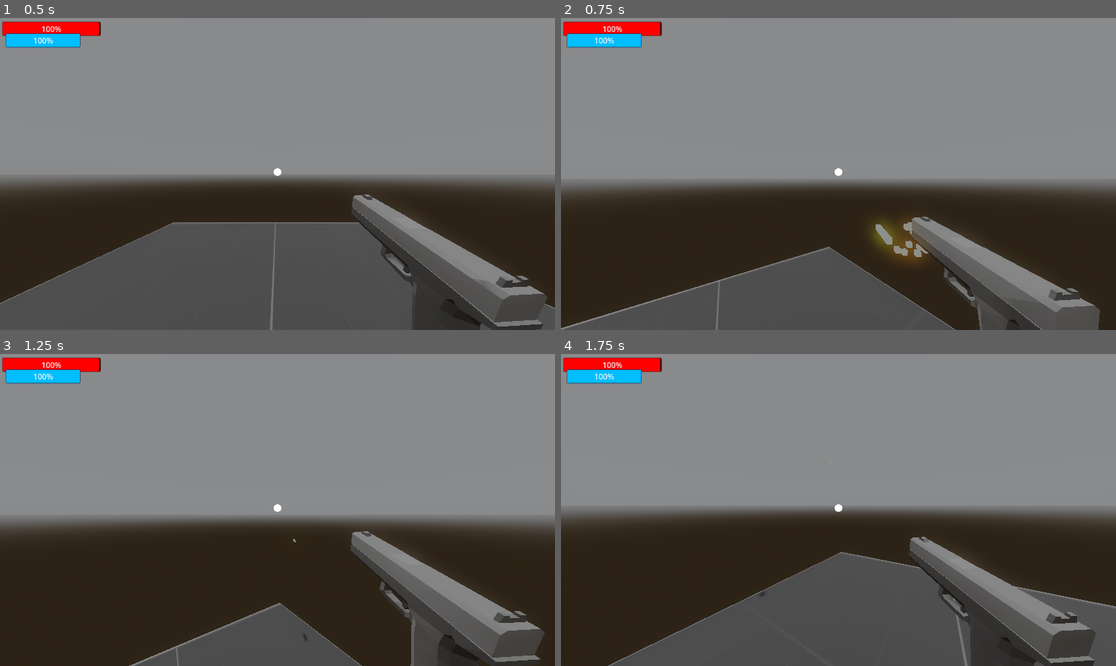
Above: before the commit, frames 1-4 (two rows, left to right).
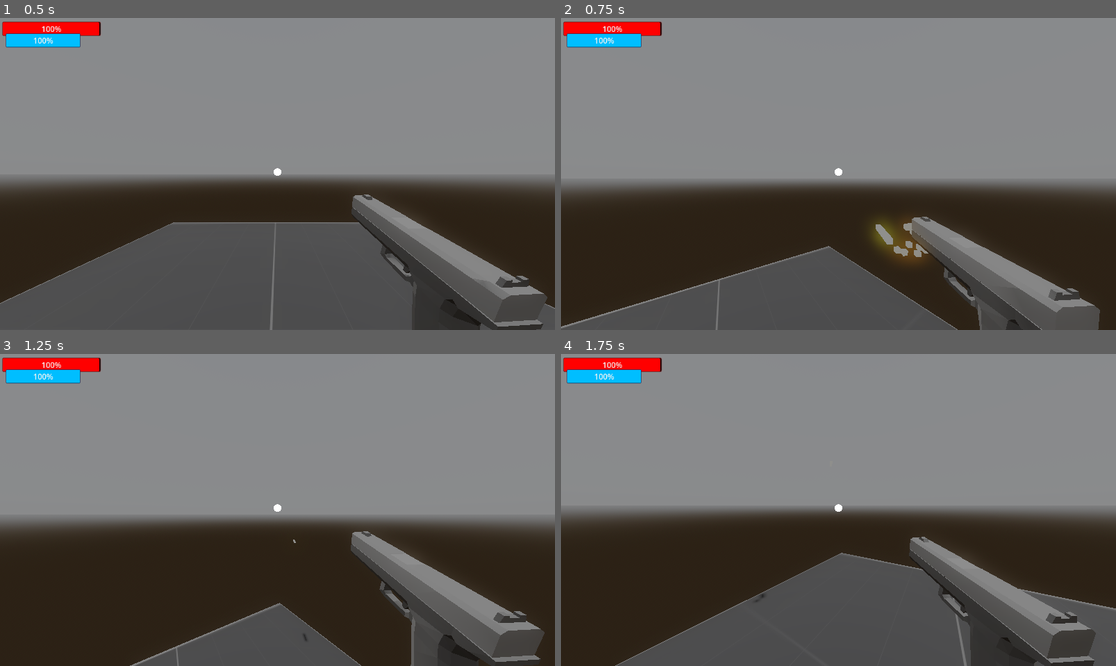
Above: after the commit, the same moments.

Repository: OliverSkogsrud/shooter-main
Game: Godot game, scene res://Scenes/world.tscn
The game is run twice, just before and just after one commit, with the same random seed, the same clock (stepped at 60 frames per second) and the same inputs. A sky picture missing from this copy of the repository is replaced by a grey-blue gradient.
Inputs (mouse positions are in pixels of both pictures, inside the frame that each line leads up to):
- Up to frame 1 (0.5 s): no input
- Up to frame 2 (0.75 s): tap Enter (ui_accept) at 0.5 s; move the mouse to (866, 174) at 0.52 s; tap E (E) at 0.6 s; click (866, 174) at 0.67 s
- Up to frame 3 (1.25 s): tap Enter (ui_accept) at 0.77 s; tap A (a) at 0.8 s
- Up to frame 4 (1.75 s): move the mouse to (810, 510) at 1.27 s; tap A (a) at 1.35 s; click (810, 510) at 1.42 s; tap Enter (ui_accept) at 1.52 s; tap D (d) at 1.55 s

Frame 1 is identical in both runs. In frame 2, 0.5% of the frame differs, in the area x 0-72%, y 65-100%; in frame 3, less than 0.1%; in frame 4, 0.7%, in the area x 8-100%, y 63-100%.

Commit message:
made small changes on sliding

Diff:
--- a/Scenes/dummy.tscn
+++ b/Scenes/dummy.tscn
@@ -607,7 +607,7 @@
 skin = SubResource("Skin_x5sl4")
 
 [node name="BoneAttachment3D" type="BoneAttachment3D" parent="enemy_for_shooter/Armature/Skeleton3D"]
-transform = Transform3D(-0.0499063, 0.973359, -0.223787, 0.114429, -0.217018, -0.969437, -0.992177, -0.073989, -0.10055, -0.33025, 1.80126, -3.66746)
+transform = Transform3D(-0.0499081, 0.973359, -0.22379, 0.114431, -0.217021, -0.969437, -0.992177, -0.0739911, -0.100551, -0.330251, 1.80125, -3.66745)
 bone_name = "mixamorig_RightHandIndex3"
 bone_idx = 21
 
--- a/scripts/player.gd
+++ b/scripts/player.gd
@@ -84,7 +84,7 @@
 	#slide_speed = slide_speed * 2
 
 	if Input.is_action_just_pressed("E"):
-		Engine.time_scale = 0.6
+		Engine.time_scale = 0.5
 
 	if Input.is_action_just_released("E"):
 		Engine.time_scale = 1
@@ -92,7 +92,7 @@
 
 	if Input.is_action_just_pressed("slide") and SPEED > 3:
 		can_slide = true
-		slide()
+		slide(delta)
 
 	if Input.is_action_just_released("slide"):
 		slide_sound.stop()
@@ -127,6 +127,9 @@
 
 	# Handle jump.
 
+	#acceleration
+
+
 	# Get the input direction and handle the movement/deceleration.
 	# As good practice, you should replace UI actions with custom gameplay actions
 
@@ -237,7 +240,7 @@
 	if stamina < 100:
 		stamina += 1
 
-func slide():
+func slide(delta):
 	slide_speed = 1
 
 	slide_sound.play()
@@ -249,12 +252,7 @@
 	if sliding == true and can_slide == true:
 		can_slide = false
 
-
-
-		if SPEED <= 7.0:
-			slide_speed = 7
-		elif SPEED > 7.0:
-			slide_speed = 9
+		slide_speed = get_real_velocity().length()
 
 		print(get_floor_angle())
 		print("slide_speed: " + str(slide_speed))
@@ -278,9 +276,9 @@
 		scale.y = 0.5
 
 		if get_real_velocity().y > 0:
-			slide_speed -= 0.5
+			slide_speed -= 0.6
 		else:
-			slide_speed -= 0.3
+			slide_speed -= 0.4
 
 		if get_floor_angle() >= 0.2 and sliding and get_real_velocity().y < 0:
 			slide_speed += get_floor_angle() * 3
